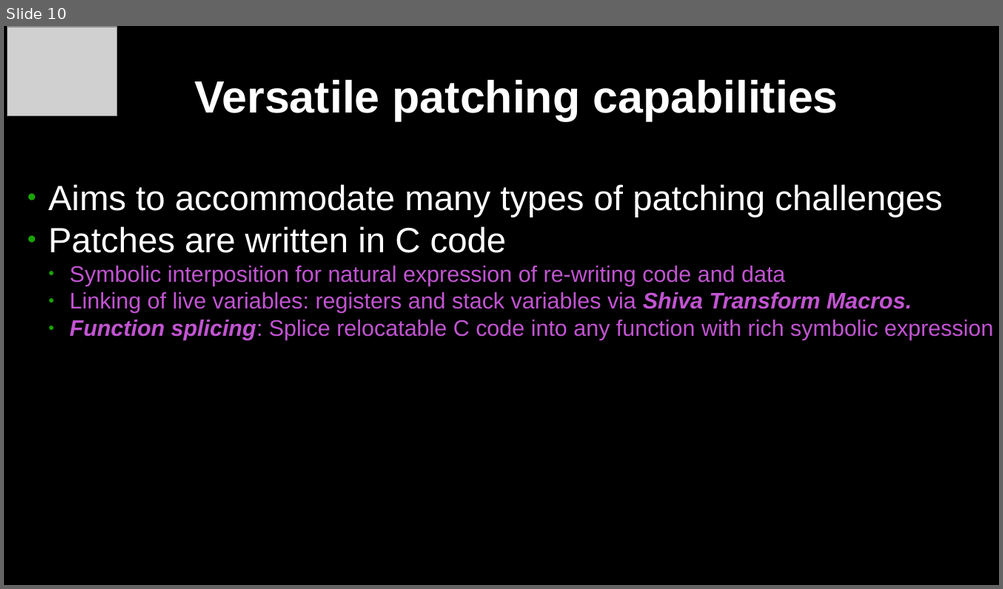
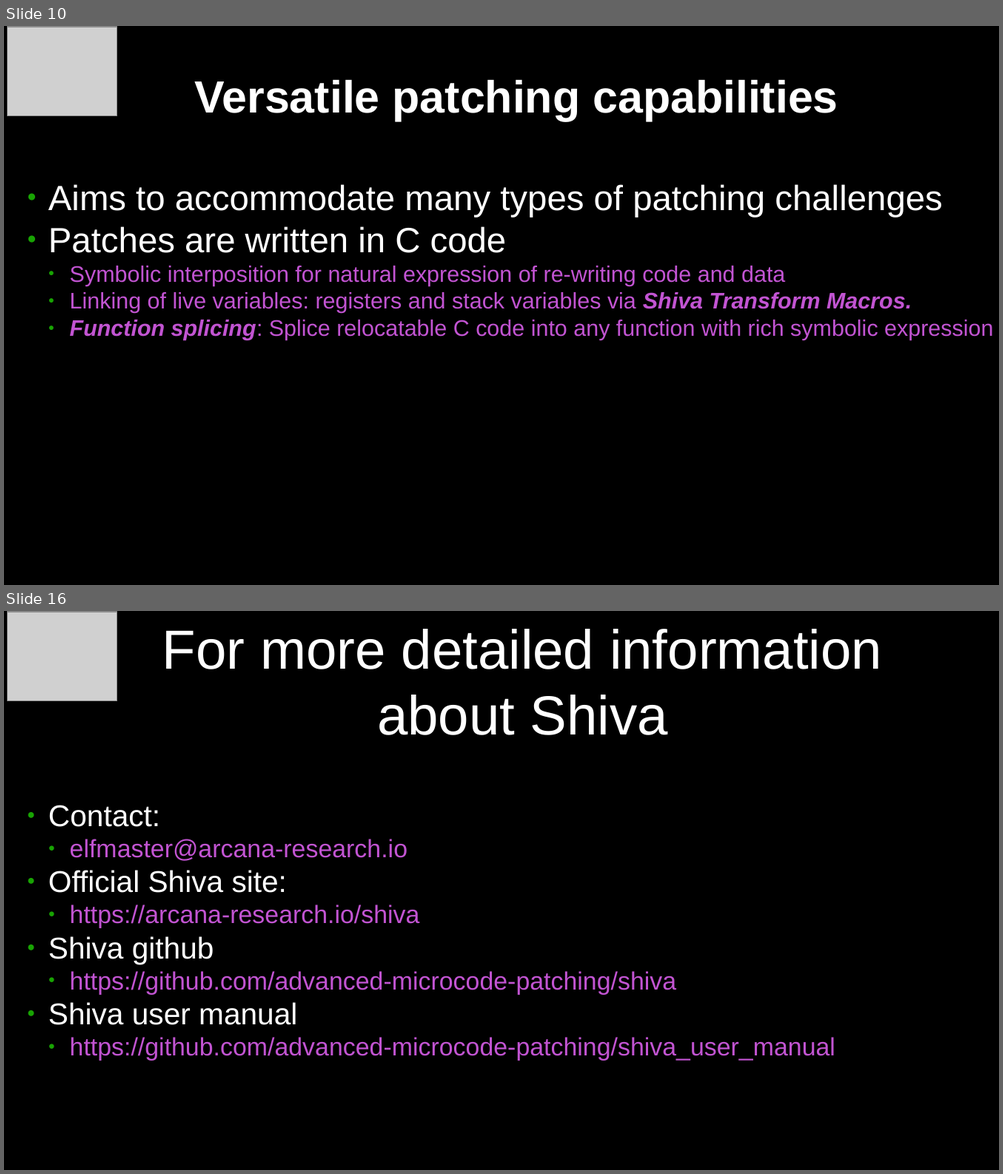
Before and after one commit to elfmaster/shiva_presentations, a slide deck: shiva-presentation-ais-darpa-oct-2023.odp. Shown one above the other, each under a label of ours: slide 10 before the commit, slides 10 and 16 after it; the slides between them are not shown. The pictures are 1003x589 and 1003x1174 pixels, drawn with LibreOffice and Linux fonts; fonts in the diff are those of the drawing; grey boxes stand for pictures. Boxes give left, top, right and bottom in pixels: in the first picture for what was removed or moved away, otherwise in the second. Text is boxed around its words. In the diff, an @@ line names an element or a change of style, - is before the commit and + after.

```diff
--- a/shiva-presentation-ais-darpa-oct-2023.odp
+++ b/shiva-presentation-ais-darpa-oct-2023.odp
@@ slide 16 added at [4, 611, 999, 1170], background #000000 @@
@@ picture added at [8, 612, 116, 701] @@
@@ title added at [162, 629, 882, 735], 44 pt, text #FFFFFF @@
+For more detailed information about Shiva
@@ text added at [48, 805, 835, 1061], 20 pt, text #C254D2 @@
+● Contact:
+  ● elfmaster@arcana-research.io
+● Official Shiva site:
+  ● https://arcana-research.io/shiva
+● Shiva github
+  ● https://github.com/advanced-microcode-patching/shiva
+● Shiva user manual
+  ● https://github.com/advanced-microcode-patching/shiva_user_manual
```
Also in this commit, not shown: 1 slide changed, 4 other slides added, 1 slide removed, 1 other file.
